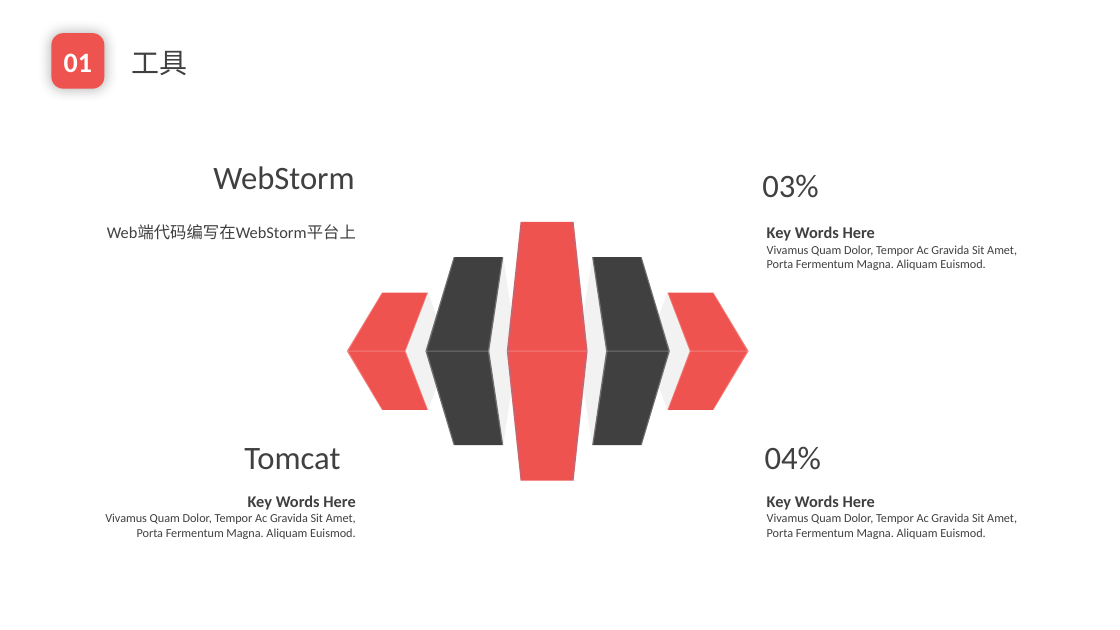
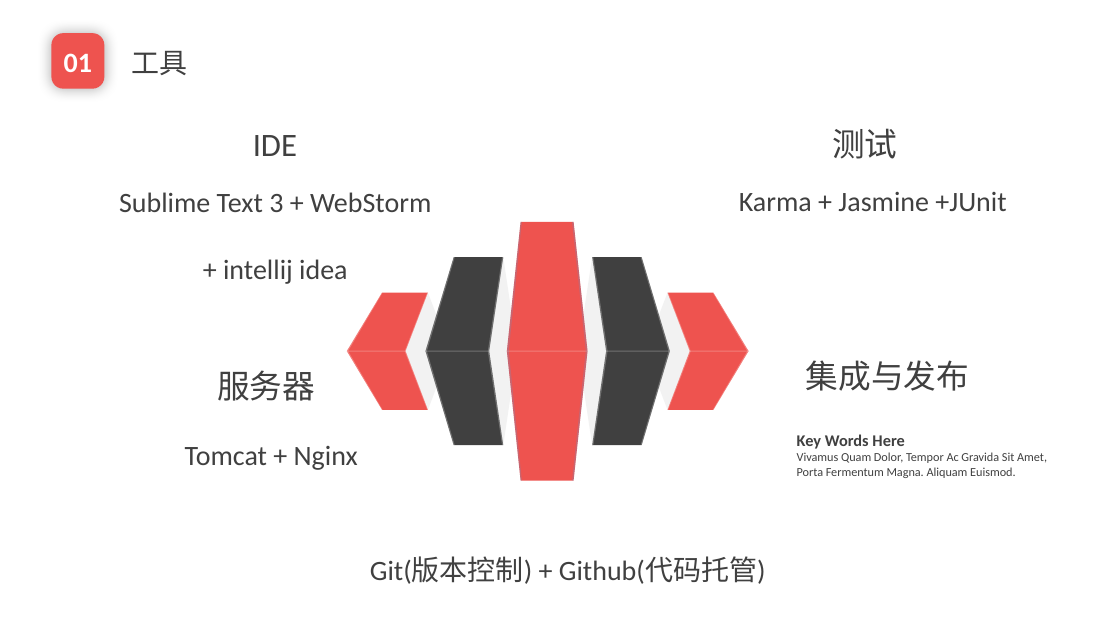
Before and after one commit to EnInternalChat/se2017, a slide deck: slide 13 of doc/3B报告.pptx (slide 15 before the commit). Drawn at 1120x630 pixels with LibreOffice and Linux fonts; fonts in the diff are those of the drawing; background and template pictures are left out. Boxes give left, top, right and bottom in pixels: in the first picture for what was removed or moved away, otherwise in the second. Text is boxed around its words. In the diff, an @@ line names an element or a change of style, - is before the commit and + after.

```diff
--- a/doc/3B报告.pptx
+++ b/doc/3B报告.pptx
@@ text at (253, 135, 297, 156): text changed @@
-WebStorm
+IDE
@@ text at (832, 128, 897, 159): text changed @@
-03%
+测试
@@ text at (119, 192, 431, 284): text changed; size 14 to 24 pt @@
-Web端代码编写在WebStorm平台上
+Sublime Text 3 + WebStorm + intellij idea
@@ text at (739, 192, 1006, 211): text changed; size 10.5 to 24 pt @@
-Key Words Here
-Vivamus Quam Dolor, Tempor Ac Gravida Sit Amet, Porta Fermentum Magna. Aliquam Euismod.
+Karma + Jasmine +JUnit
@@ text added at (217, 370, 315, 401), 28 pt, text #404040 @@
+服务器
@@ text added at (806, 360, 969, 391), 28 pt, text #404040 @@
+集成与发布
@@ text "Key Words Here": place and size @@
-text "Key Words Here" at (767, 495, 1017, 539)
+text "Key Words Here" at (797, 434, 1047, 478)
@@ text at (185, 446, 358, 470): text changed; size 28 to 24 pt @@
-Tomcat
+Tomcat + Nginx
@@ text removed at (765, 446, 821, 470) @@
-04%
@@ text removed at (105, 495, 356, 539) @@
-Key Words Here
-Vivamus Quam Dolor, Tempor Ac Gravida Sit Amet, Porta Fermentum Magna. Aliquam Euismod.
@@ text added at (370, 557, 766, 584), 24 pt, text #404040 @@
+Git(版本控制) + Github(代码托管)
```
Also in this commit, not shown: 13 other slides changed, 5 slides added, 6 slides removed, 14 other files.
